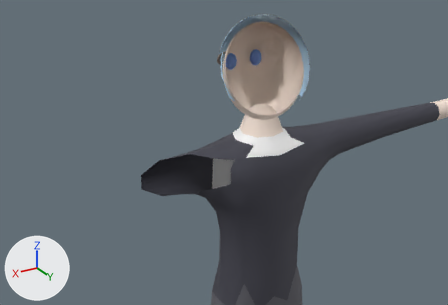
One commit to the FBX model Assets/Proto/Resources/ProtoModels/ProtoMale.fbx: the scene before it, then after it.
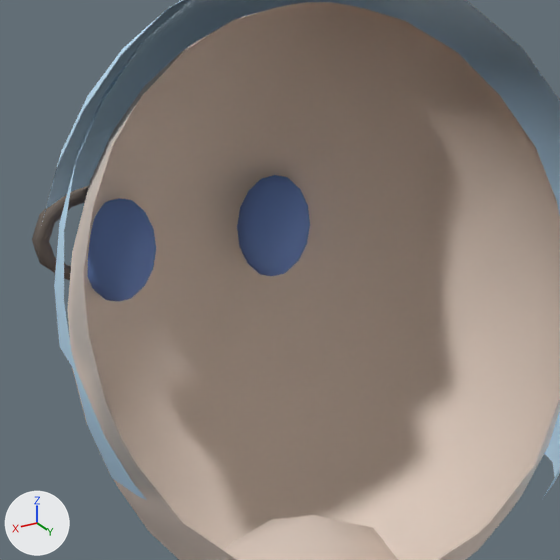
There are two pictures of each version: one from a camera (50 mm lens) standing at (0.885, 1.281, 2.127) and looking at (0.095, -0.035, 1.469), one close up on the part from 47% to 67% of the width and 7% to 36% of the height. The lights are fixed; the arrows at lower left show +X, +Y and +Z. The older version's two pictures come first. Everything nearer to the camera than a plane just in front of the edit is cut away.

The scene before the commit, as lines of its bpy script (objects in view):
```python
me_face = bpy.data.meshes.new('Face')
me_face.from_pydata(...)  # a UV sphere (12 segments, 8 rings, poles along z) spanning x 0.0225..0.0568, y -0.1061..-0.0804, z 1.6757..1.7207, material slot 0; a UV sphere (12 segments, 8 rings, poles along z) spanning x -0.0568..-0.0225, y -0.1061..-0.0804, z 1.6757..1.7207, material slot 0; a UV sphere (10 segments, 6 rings, poles along z) spanning x -0.0132..0.0132, y -0.1114..-0.0986, z 1.6189..1.6275, material slot 1
me_face.materials.append(mat_eye)  # blue #7ca0e7
me_face.materials.append(mat_mouth)  # pink #e1aaad
me_hair_cap = bpy.data.meshes.new('Hair_Cap')
me_hair_cap.from_pydata(...)  # 226 vertices, 220 faces; spans x -0.111..0.111, y -0.104..0.13, z 1.626..1.834
me_hair_cap.materials.append(mat_hair)  # blue #c4e7ff
me_headmesh = bpy.data.meshes.new('HeadMesh')
me_headmesh.from_pydata(...)  # a UV sphere (24 segments, 16 rings, poles along z) spanning x -0.101..0.101, y -0.112..0.112, z 1.561..1.814
me_headmesh.materials.append(mat_skin)  # pale yellow #f9e7da
ob_face = bpy.data.objects.new('Face', me_face)
ob_face.location = (0.0, 0.0, 0.0)
ob_hair_short = bpy.data.objects.new('Hair_Short', me_hair_cap)
ob_hair_short.location = (0.0, 0.0, 0.0)
ob_headmesh = bpy.data.objects.new('HeadMesh', me_headmesh)
ob_headmesh.location = (0.0, 0.0, 0.0)
# also in view: 'Body' at (0.0, -0.031, 0.804); 'Acc_Glasses' at (0.0, -0.115, 1.701); 'Hair_ShortBangs' at (0.0, -0.079, 1.772)
```
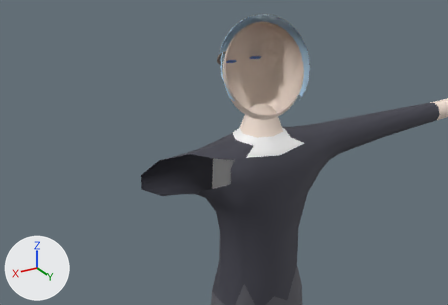
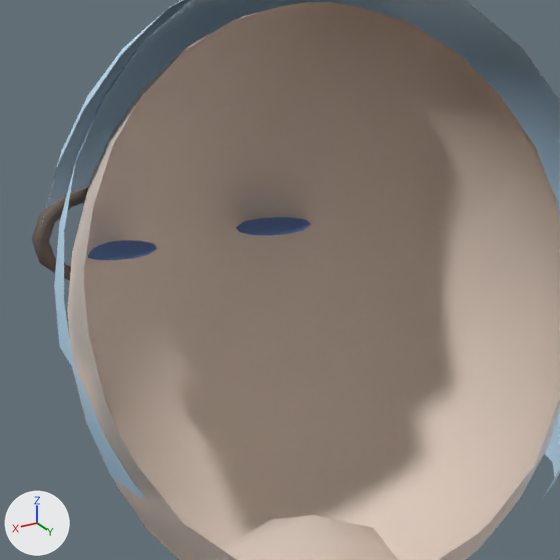
The newer file adds a shape key; the second version is drawn at full value of the shape key 'Blink' of 'Face', and the change is written as the vertex moves it makes.

The edits, one by one:
me_face is used by ob_face; location (0.0, 0.0, 0.0).
me_face had 224 vertices, 252 faces and spanned x -0.0568..0.0568, y -0.1114..-0.0804, z 1.6189..1.7207.
me_face now has 224 vertices, 252 faces and spans x -0.0576..0.0576, y -0.1114..-0.0804, z 1.6189..1.7005.
me_face part 1: the loose piece of 86 vertices spanning x 0.0225..0.0568, y -0.1061..-0.0804, z 1.6757..1.7207 is scaled about its middle by (1.05, 1, 0.1).
me_face part 2: the loose piece of 86 vertices spanning x -0.0568..-0.0225, y -0.1061..-0.0804, z 1.6757..1.7207 is scaled about its middle by (1.05, 1, 0.1).

What differs and where, as boxes [x1, y1, x2, y2] in the close-ups (560 x 560 px; the box of a moved part takes in the faces that stretch with it):
'Face', reshaped: before [88, 175, 310, 301]; after [87, 217, 311, 260]
part 1 of me_face, moved or reshaped: before [88, 198, 156, 301]; after [87, 240, 158, 260]
part 2 of me_face, moved or reshaped: before [237, 175, 310, 276]; after [236, 217, 311, 236]
